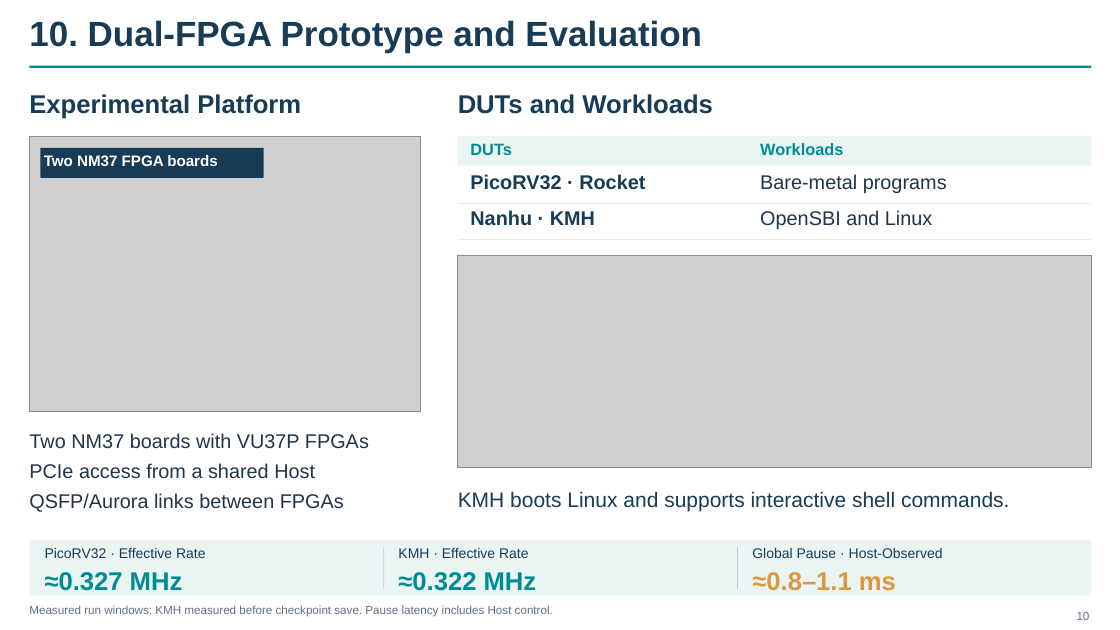
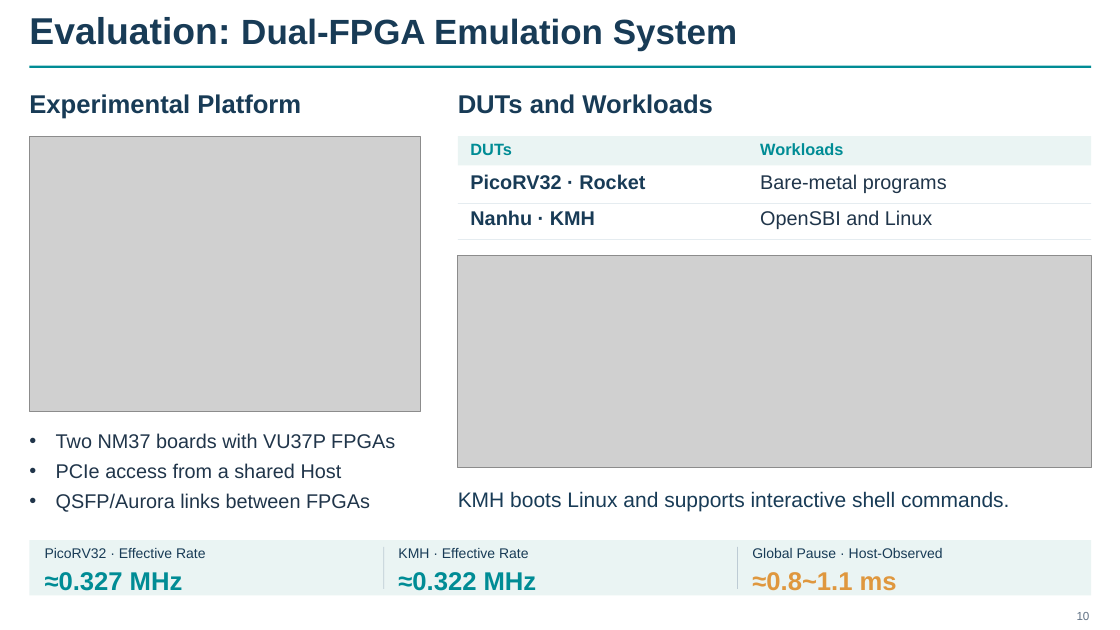
Before and after one commit to euphgh/shtthesis, a slide deck: slide 12 of pptx/midterm/REMUS_Midterm_Final.pptx. Drawn at 1120x630 pixels with LibreOffice and Linux fonts; fonts in the diff are those of the drawing; grey boxes stand for pictures. Boxes give left, top, right and bottom in pixels: in the first picture for what was removed or moved away, otherwise in the second. Text is boxed around its words. In the diff, an @@ line names an element or a change of style, - is before the commit and + after.

```diff
--- a/pptx/midterm/REMUS_Midterm_Final.pptx
+++ b/pptx/midterm/REMUS_Midterm_Final.pptx
@@ title at bbox=[29, 17, 737, 50]: text changed @@
-10. Dual-FPGA Prototype and Evaluation
+Evaluation: Dual-FPGA Emulation System
@@ rectangle removed at bbox=[40, 148, 264, 178] @@
-Two NM37 FPGA boards
@@ bullet none to • in 3 elements at bbox=[56, 433, 395, 449], bbox=[56, 463, 342, 479], bbox=[56, 493, 370, 512] @@
@@ text at bbox=[752, 572, 897, 591]: text changed @@
-≈0.8–1.1 ms
+≈0.8~1.1 ms
@@ text removed at bbox=[29, 605, 553, 617] @@
-Measured run windows; KMH measured before checkpoint save. Pause latency includes Host control.
```
Also in this commit, not shown: 12 other slides changed.
